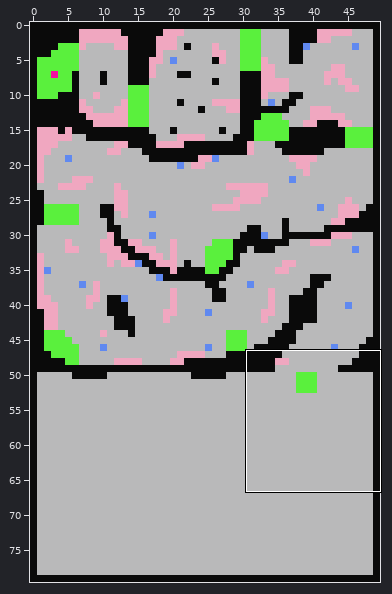
An edit to a level. Tiled map, Assets/maps/map1.tmx. Above: a wide view before the commit, with the close-up outlined.
Close-up. Old version:
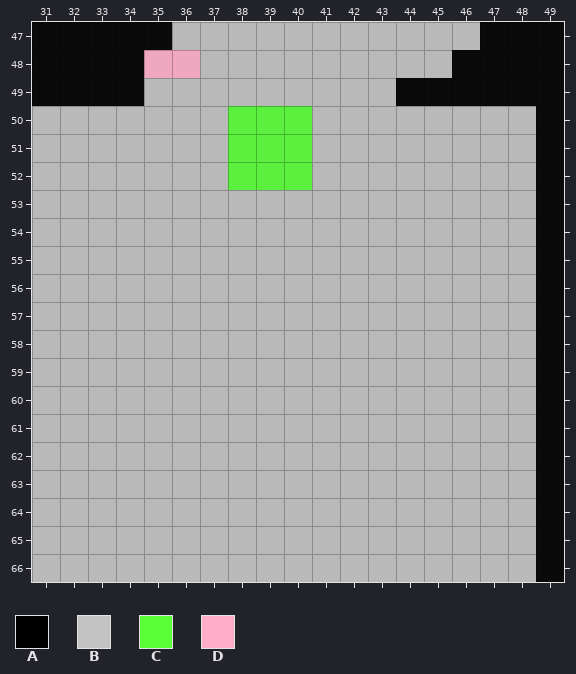
Cells are 32x32 px. Shown: x 31..49, y 47..66. The commit also changed other parts of the map, which this record leaves out.
Key: from "tiles": A 0, B 2, C 6, D 7.
_ is an empty cell.
Layer "Tile Layer 1" before, first column x 31:
47 AAAAABBBBBBBBBBBAAA
48 AAAADDBBBBBBBBBAAAA
49 AAAABBBBBBBBBAAAAAA
50 BBBBBBBCCCBBBBBBBBA
51 BBBBBBBCCCBBBBBBBBA
52 BBBBBBBCCCBBBBBBBBA
53 BBBBBBBBBBBBBBBBBBA
54 BBBBBBBBBBBBBBBBBBA
55 BBBBBBBBBBBBBBBBBBA
56 BBBBBBBBBBBBBBBBBBA
57 BBBBBBBBBBBBBBBBBBA
58 BBBBBBBBBBBBBBBBBBA
59 BBBBBBBBBBBBBBBBBBA
60 BBBBBBBBBBBBBBBBBBA
61 BBBBBBBBBBBBBBBBBBA
62 BBBBBBBBBBBBBBBBBBA
63 BBBBBBBBBBBBBBBBBBA
64 BBBBBBBBBBBBBBBBBBA
65 BBBBBBBBBBBBBBBBBBA
66 BBBBBBBBBBBBBBBBBBA
And afterwards:
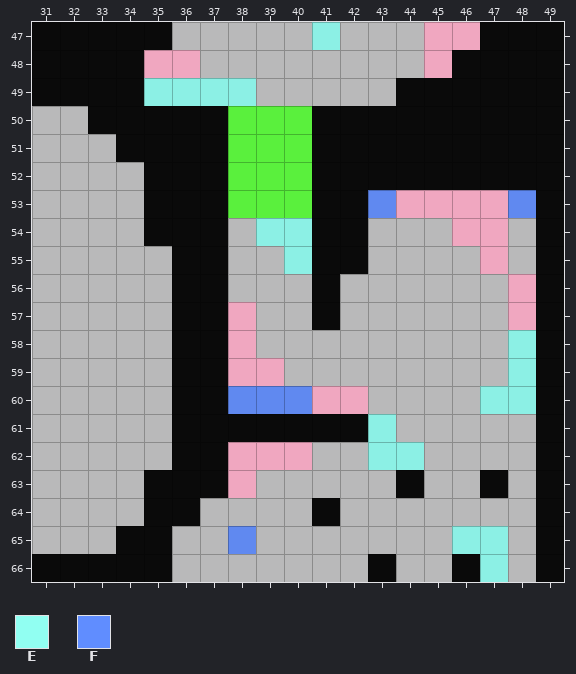
Further tiles: from "tiles": E 1, F 3.
What changed:
{"where": "layer \"Tile Layer 1\""}
{"y":47,"x":41,"old":"B","new":"E"}
{"y":47,"x":45,"old":"BB","new":"DD"}
{"y":48,"x":45,"old":"B","new":"D"}
{"y":49,"x":35,"old":"BBBB","new":"EEEE"}
{"y":50,"x":33,"old":"BBBBB","new":"AAAAA"}
{"y":50,"x":41,"old":"BBBBBBBB","new":"AAAAAAAA"}
{"y":51,"x":34,"old":"BBBB","new":"AAAA"}
{"y":51,"x":41,"old":"BBBBBBBB","new":"AAAAAAAA"}
{"y":52,"x":35,"old":"BBB","new":"AAA"}
{"y":52,"x":41,"old":"BBBBBBBB","new":"AAAAAAAA"}
{"y":53,"x":35,"old":"BBBBBBBBBBBBBB","new":"AAACCCAAFDDDDF"}
{"y":54,"x":35,"old":"BBB","new":"AAA"}
{"y":54,"x":39,"old":"BBBB","new":"EEAA"}
{"y":54,"x":46,"old":"BB","new":"DD"}
{"y":55,"x":36,"old":"BB","new":"AA"}
{"y":55,"x":40,"old":"BBB","new":"EAA"}
{"y":55,"x":47,"old":"B","new":"D"}
{"y":56,"x":36,"old":"BB","new":"AA"}
{"y":56,"x":41,"old":"B","new":"A"}
{"y":56,"x":48,"old":"B","new":"D"}
{"y":57,"x":36,"old":"BBB","new":"AAD"}
{"y":57,"x":41,"old":"B","new":"A"}
{"y":57,"x":48,"old":"B","new":"D"}
{"y":58,"x":36,"old":"BBB","new":"AAD"}
{"y":58,"x":48,"old":"B","new":"E"}
{"y":59,"x":36,"old":"BBBB","new":"AADD"}
{"y":59,"x":48,"old":"B","new":"E"}
{"y":60,"x":36,"old":"BBBBBBB","new":"AAFFFDD"}
{"y":60,"x":47,"old":"BB","new":"EE"}
{"y":61,"x":36,"old":"BBBBBBBB","new":"AAAAAAAE"}
{"y":62,"x":36,"old":"BBBBB","new":"AADDD"}
{"y":62,"x":43,"old":"BB","new":"EE"}
{"y":63,"x":35,"old":"BBBB","new":"AAAD"}
{"y":63,"x":44,"old":"B","new":"A"}
{"y":63,"x":47,"old":"B","new":"A"}
{"y":64,"x":35,"old":"BB","new":"AA"}
{"y":64,"x":41,"old":"B","new":"A"}
{"y":65,"x":34,"old":"BB","new":"AA"}
{"y":65,"x":38,"old":"B","new":"F"}
{"y":65,"x":46,"old":"BB","new":"EE"}
{"y":66,"x":31,"old":"BBBBB","new":"AAAAA"}
{"y":66,"x":43,"old":"B","new":"A"}
{"y":66,"x":46,"old":"BB","new":"AE"}
{"label":"changed","picture_box":[312,22,340,50]}
{"label":"changed","picture_box":[424,22,480,78]}
{"label":"changed","picture_box":[32,78,536,582]}
